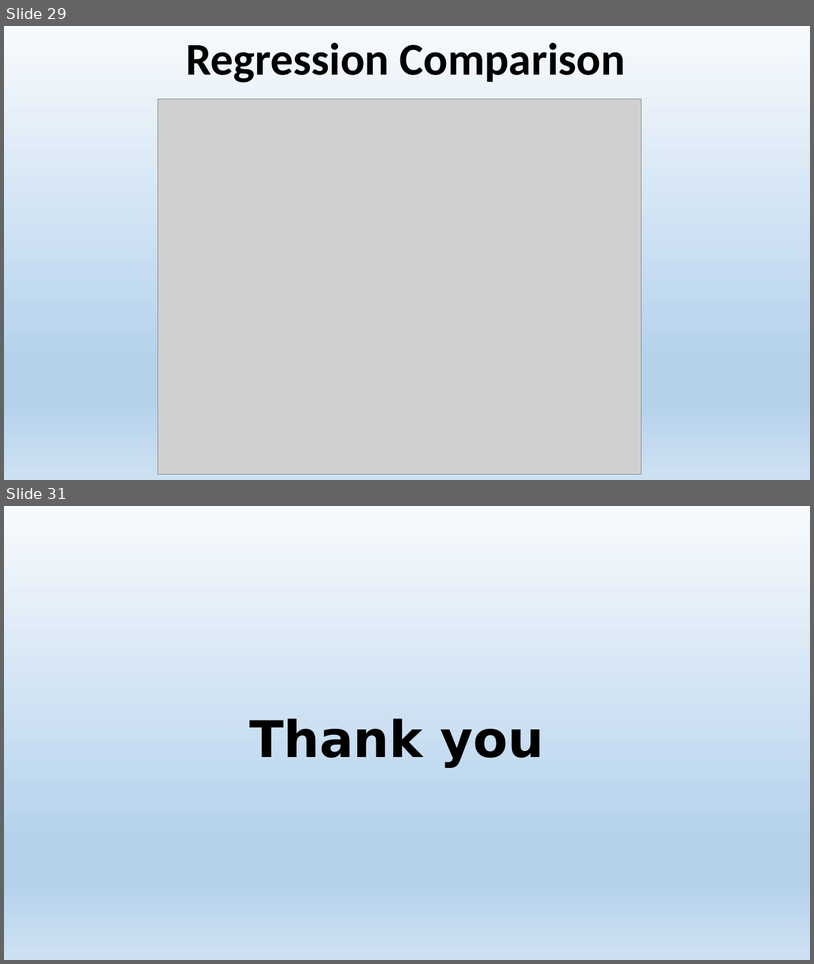
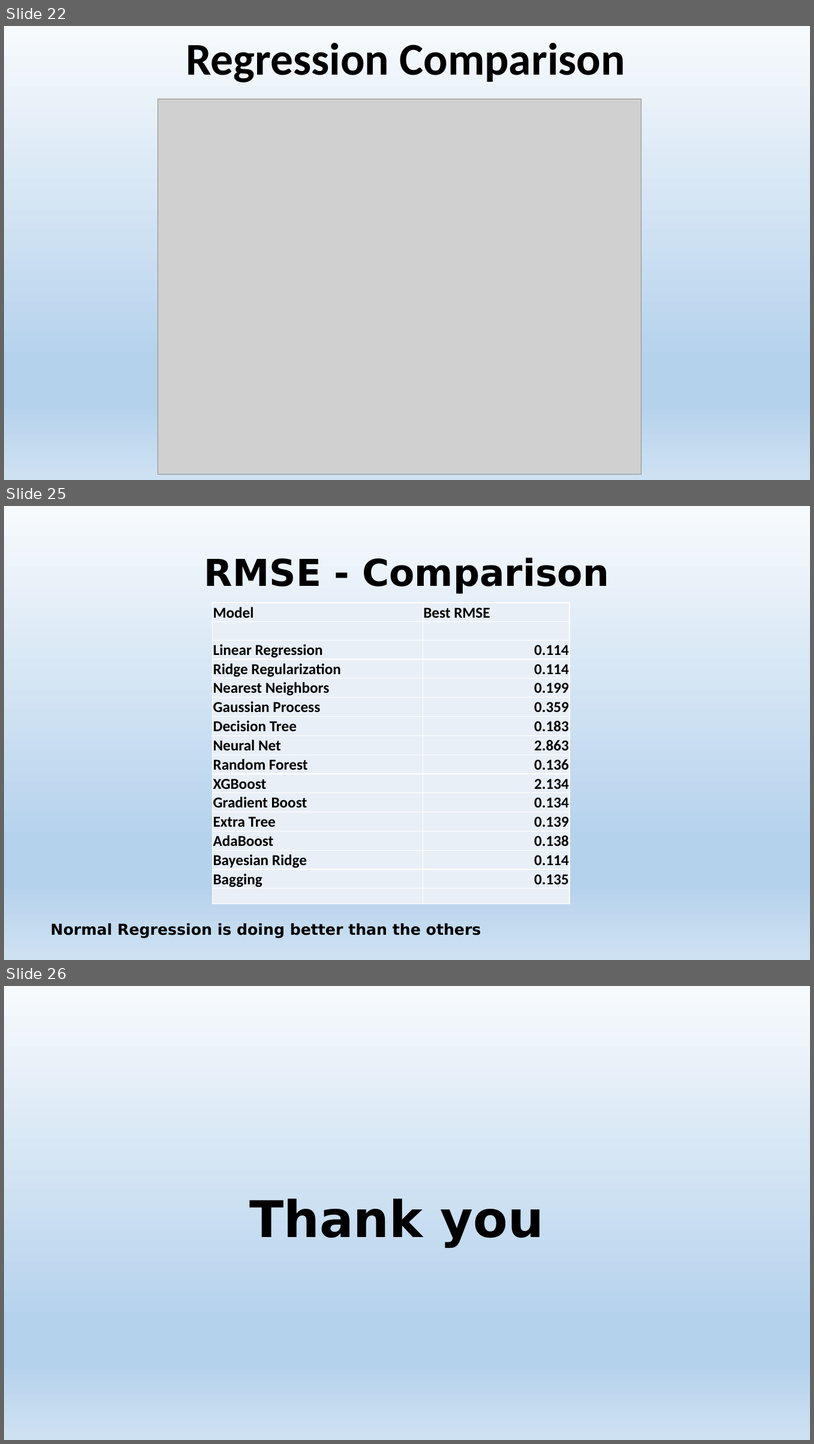
Before and after one commit to vibaskaran/SpringBoard, a slide deck: Capstone-01/Predict House Sales Prices Presentation.pptx. Shown one above the other, each under a label of ours: slides 29 and 31 before the commit, slides 22, 25 and 26 after it; the slides between them are not shown. The pictures are 814x964 and 814x1444 pixels, drawn with LibreOffice and Linux fonts; fonts in the diff are those of the drawing; grey boxes stand for pictures. Boxes give left, top, right and bottom in pixels: in the first picture for what was removed or moved away, otherwise in the second. Text is boxed around its words. In the diff, an @@ line names an element or a change of style, - is before the commit and + after.

```diff
--- a/Capstone-01/Predict House Sales Prices Presentation.pptx
+++ b/Capstone-01/Predict House Sales Prices Presentation.pptx
@@ slide 25 added at bbox=[4, 506, 810, 960], background gradient #F7FAFD to #B5D2EC to #CEE1F2 @@
@@ title added at bbox=[204, 558, 609, 594], 44 pt, text #000000, bold @@
+RMSE - Comparison
@@ table added at bbox=[213, 603, 570, 900], 16 rows, 2 columns @@
+Model | Best RMSE
+ | 
+Linear Regression | 0.114
+Ridge Regularization | 0.114
+Nearest Neighbors | 0.199
+Gaussian Process | 0.359
+Decision Tree | 0.183
+Neural Net | 2.863
+Random Forest | 0.136
+XGBoost | 2.134
+Gradient Boost | 0.134
+Extra Tree | 0.139
+AdaBoost | 0.138
+Bayesian Ridge | 0.114
+Bagging | 0.135
+ | 
@@ text added at bbox=[51, 923, 482, 938], 18 pt, text #000000, bold @@
+Normal Regression is doing better than the others
@@ what was slide 29 is now slide 22 @@
@@ what was slide 31 is now slide 26 @@
```
Also in this commit, not shown: 4 slides changed, 4 other slides added, 10 slides removed.
